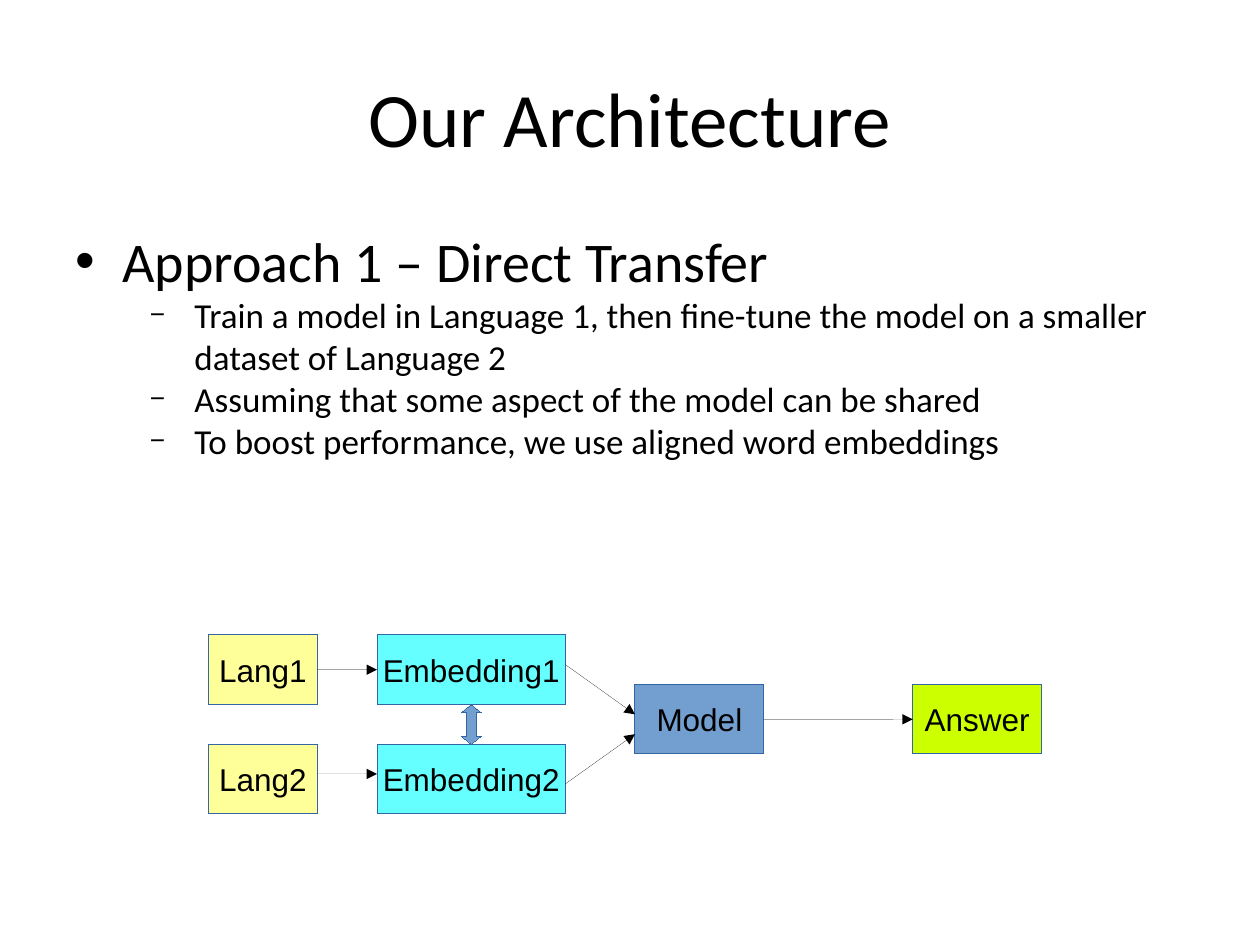
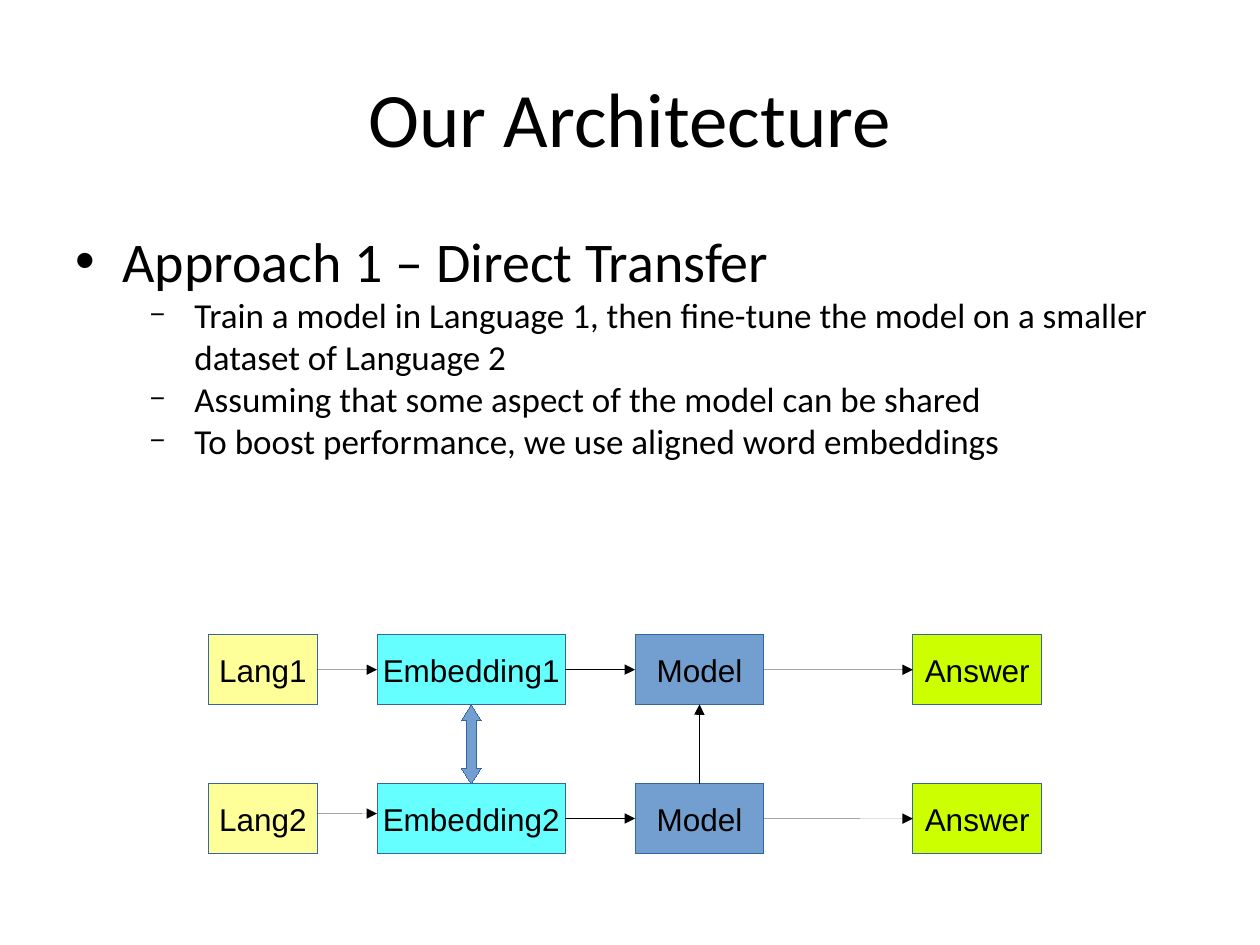
Before and after one commit to Mithrillion/BiQA, a slide deck: slide 8 of ideas/peter_final_seminar.odp (slide 5 before the commit). Drawn at 1260x945 pixels with LibreOffice and Linux fonts; fonts in the diff are those of the drawing; background and template pictures are left out. Boxes give left, top, right and bottom in pixels: in the first picture for what was removed or moved away, otherwise in the second. Text is boxed around its words. In the diff, an @@ line names an element or a change of style, - is before the commit and + after.

```diff
--- a/ideas/peter_final_seminar.odp
+++ b/ideas/peter_final_seminar.odp
@@ arrow removed from (566, 665) to (635, 714) @@
@@ elbow arrow added from (566, 669) to (635, 669), #000000 0 pt @@
@@ 2 rectangles, 1 arrow: place and size @@
-2 rectangles, 1 arrow at box(635, 684, 1041, 753)
+2 rectangles, 1 arrow at box(635, 635, 1041, 704)
@@ freeform shape: place and size @@
-freeform shape at box(461, 705, 481, 744)
+freeform shape at box(462, 705, 482, 784)
@@ elbow arrow added from (699, 784) to (699, 704), #000000 0 pt @@
@@ arrow removed from (566, 784) to (635, 735) @@
@@ rectangle added at box(635, 784, 764, 853), fill #729FCF, outline #3465A4 0 pt, 18 pt, text #000000 @@
+Model
@@ rectangle added at box(912, 784, 1041, 853), fill #CCFF00, outline #3465A4 0 pt, 18 pt, text #000000 @@
+Answer
@@ 2 rectangles, 1 arrow: place and size @@
-2 rectangles, 1 arrow at box(208, 745, 566, 814)
+2 rectangles, 1 arrow at box(208, 784, 566, 853)
@@ elbow arrow added from (566, 819) to (635, 819), #000000 0 pt @@
@@ arrow added from (764, 819) to (912, 819), #000000 0 pt @@
```
Also in this commit, not shown: 6 other slides changed, 14 slides added, 3 slides removed, 22 other files.
